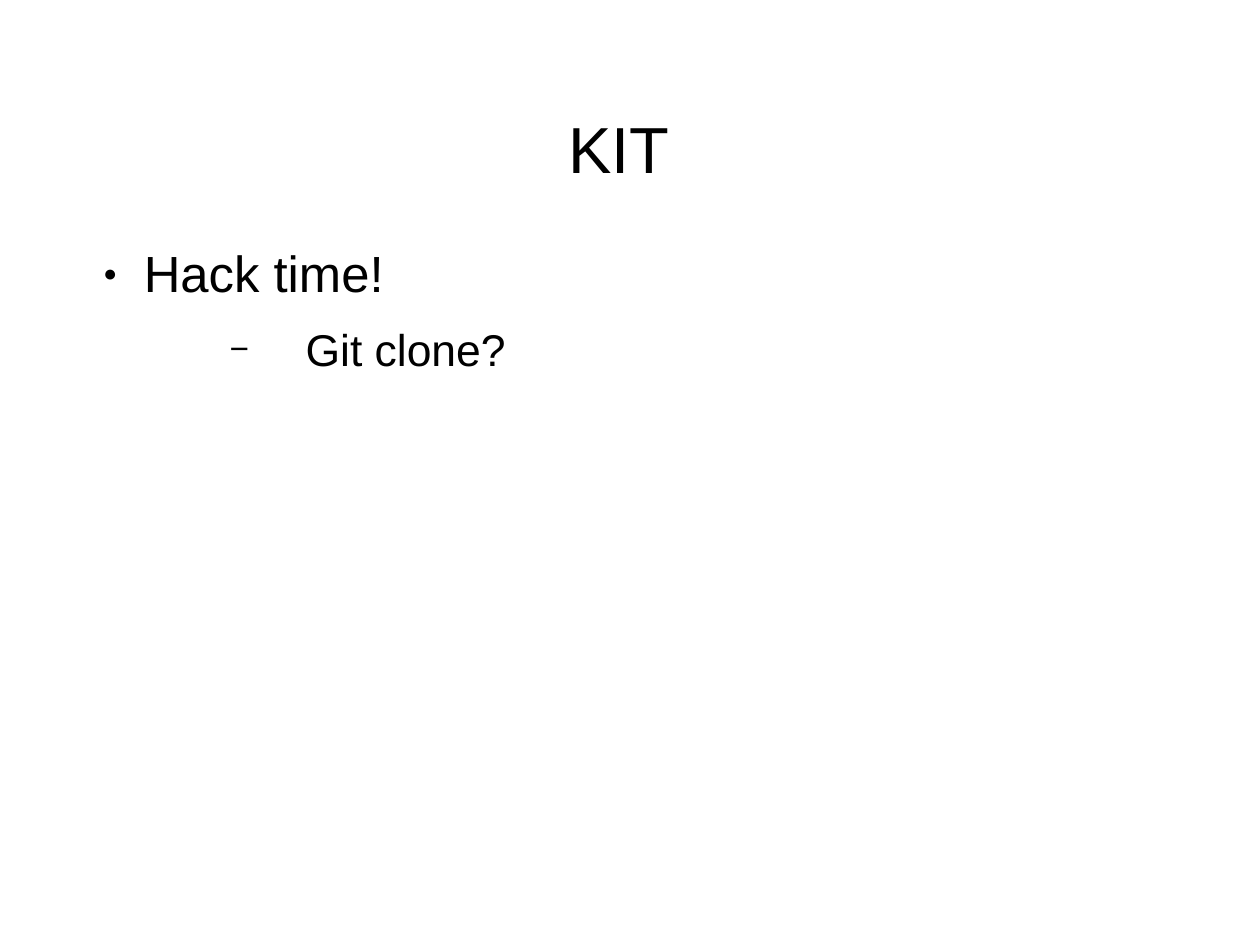
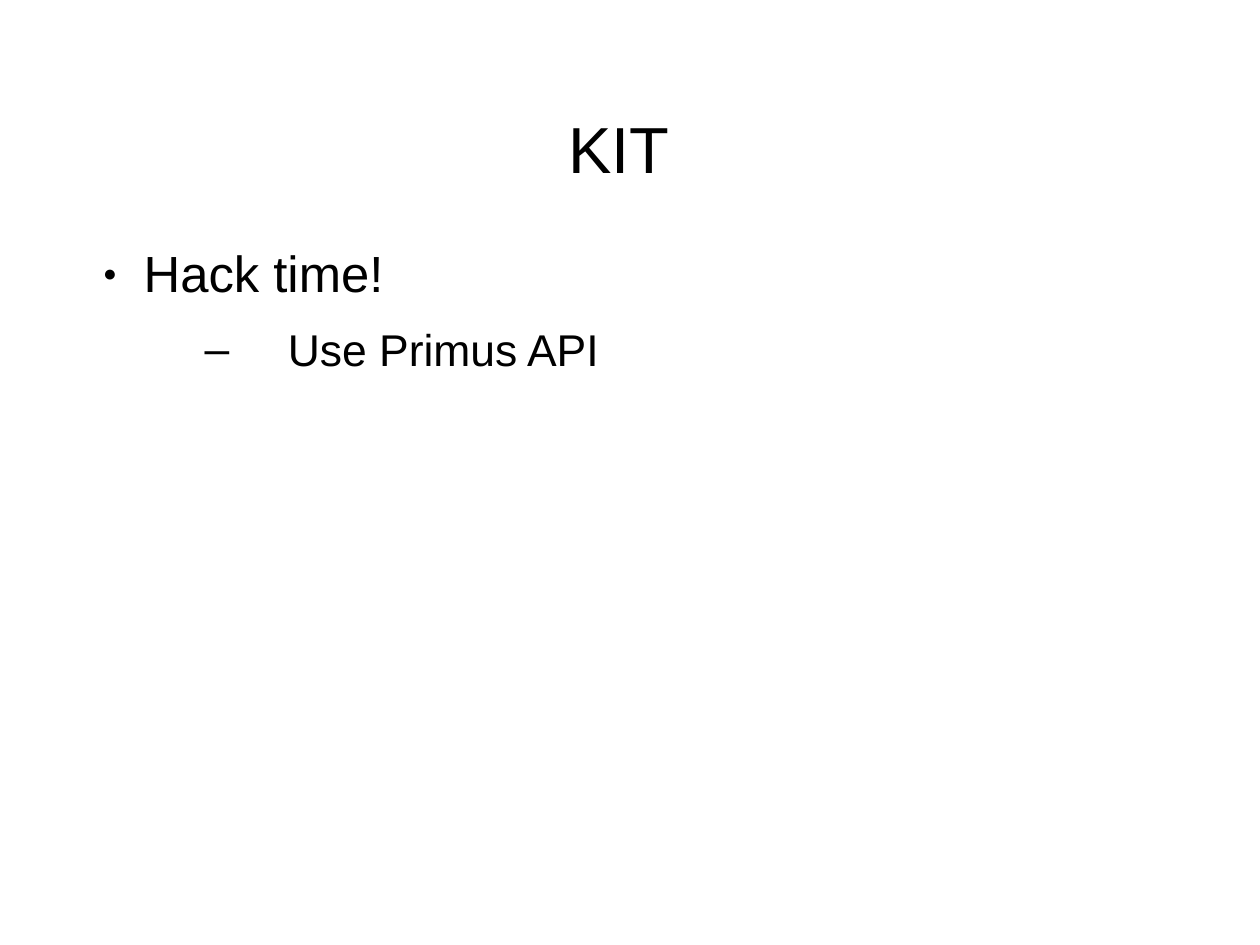
Before and after one commit to puppetMaster3/bikeSheding, a slide deck: slide 25 of training/2of2.ppt (slide 24 before the commit). Drawn at 1260x945 pixels with LibreOffice and Linux fonts; fonts in the diff are those of the drawing; background and template pictures are left out. Boxes give left, top, right and bottom in pixels: in the first picture for what was removed or moved away, otherwise in the second. Text is boxed around its words. In the diff, an @@ line names an element or a change of style, - is before the commit and + after.

```diff
--- a/training/2of2.ppt
+++ b/training/2of2.ppt
@@ text at [288, 333, 599, 367]: text changed @@
-  − Git clone?
+  – Use Primus API
```
Also in this commit, not shown: 1 other slide changed, 2 slides added, 11 other files.
